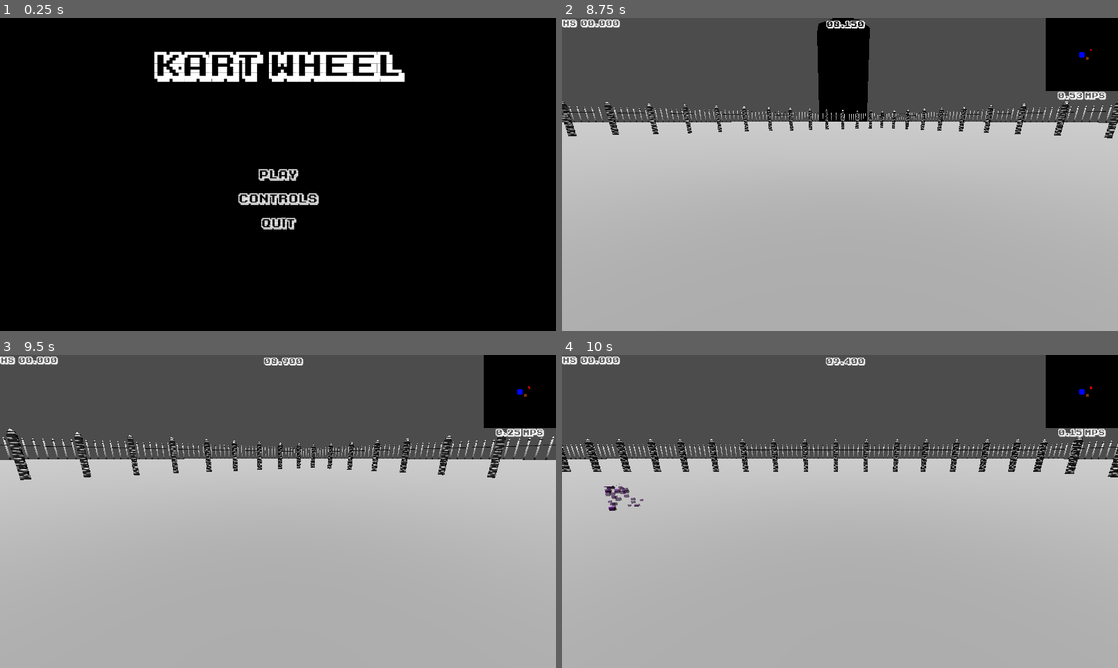
Above: before the commit, frames 1-4 (two rows, left to right).
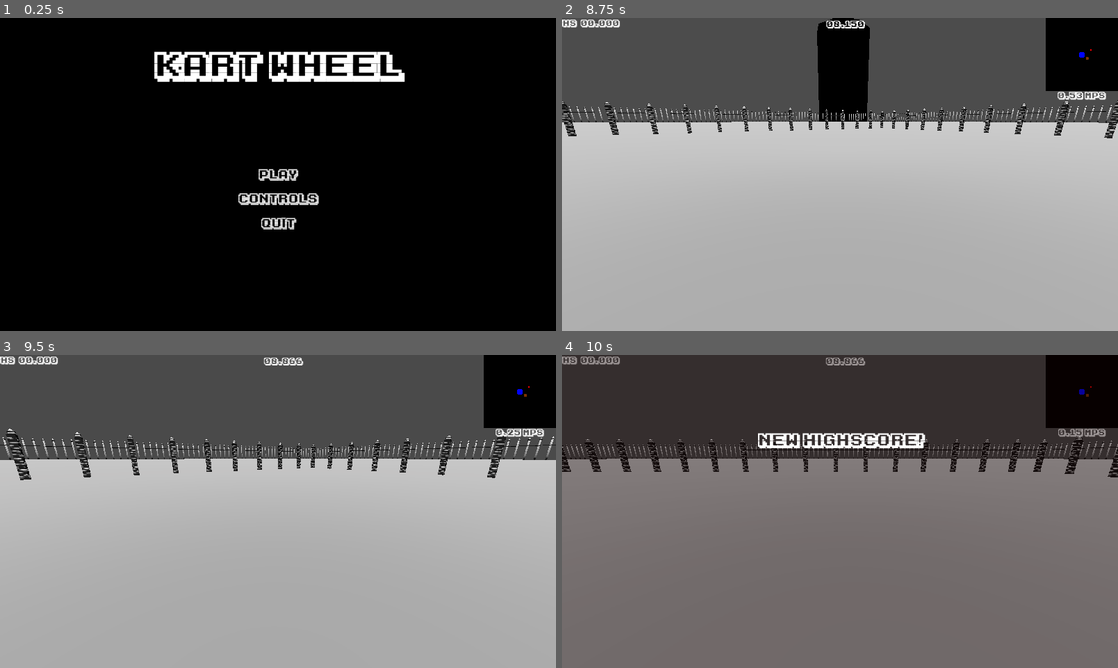
Above: after the commit, the same moments.

Repository: Zaher28/pirate-software-jam
Game: Godot game, scene res://scenes/menus/main_menu.tscn
The game is run twice, just before and just after one commit, with the same random seed, the same clock (stepped at 60 frames per second) and the same inputs. Before the commit the project starts from res://scenes/main_menu/main_menu.tscn.
Inputs (mouse positions are in pixels of both pictures, inside the frame that each line leads up to):
- Up to frame 1 (0.25 s): no input
- Up to frame 2 (8.75 s): click "Play" at 0.5 s; move the mouse to (812, 237) at 1.27 s; hold W (move_forward) 1.28-2.78 s; tap Z (switch_camera) every 1.5 s from 1.35 to 7.35 s; move the mouse to (1006, 221) at 2.02 s; tap F (use_pickup) every 1.5 s from 2.1 to 8.1 s; move the mouse to (673, 127) at 2.77 s; hold A (turn_left) 2.78-4.28 s; move the mouse to (867, 174) at 3.52 s; move the mouse to (756, 96) at 4.27 s; hold Space (brake_drift) 4.28-5.03 s; move the mouse to (962, 158) at 5.02 s; hold D (turn_right) 5.03-5.78 s; move the mouse to (728, 190) at 5.77 s; hold W (move_forward) 5.78-6.53 s; move the mouse to (895, 105) at 6.52 s; hold D (turn_right) from 6.53 s (still down); move the mouse to (812, 237) at 7.27 s; move the mouse to (1006, 221) at 8.02 s
- Up to frame 3 (9.5 s): move the mouse to (111, 464) at 8.77 s; release D (turn_right) at 8.78 s; hold Space (brake_drift) from 8.78 s (still down); tap Z (switch_camera) at 8.85 s
- Up to frame 4 (10 s): move the mouse to (867, 511) at 9.52 s; release Space (brake_drift) at 9.53 s; hold A (turn_left) from 9.53 s (still down); tap F (use_pickup) at 9.6 s

Frames 1-2 are identical in both runs. In frame 3, less than 0.1% of the frame differs, in the area x 50-96%, y 0-11%; in frame 4, 95%, in the area x 0-100%, y 0-100%.

Commit message:
actual lose screen

Diff:
--- a/project.godot
+++ b/project.godot
@@ -11,7 +11,7 @@
 [application]
 
 config/name="Kart Wheel"
-run/main_scene="res://scenes/main_menu/main_menu.tscn"
+run/main_scene="res://scenes/menus/main_menu.tscn"
 config/features=PackedStringArray("4.3", "Forward Plus")
 config/icon="res://icon.svg"
 
@@ -28,6 +28,10 @@
 
 import/blender/enabled=false
 
+[filesystem]
+
+import/blender/enabled=false
+
 [global_group]
 
 tower=""
@@ -39,6 +43,7 @@
 shotgun_cone=""
 game_controller=""
 wall=""
+lose_screen=""
 
 [gui]
 
--- a/scenes/game_controller/game_controller.gd
+++ b/scenes/game_controller/game_controller.gd
@@ -21,7 +21,7 @@
 	return int((sqrt(0.2 * time)))
 
 func enemy_stat_scalar_float() -> float:
-	return 2 - exp(-time / 433)
+	return 30#2 - exp(-time / 433)
 
 func enemy_stat_scalar_fin_int(initial: int) -> int:
 	return int(initial * (2 - exp(-time / 433)))
--- a/scenes/level/level.tscn
+++ b/scenes/level/level.tscn
@@ -10,7 +10,8 @@
 [ext_resource type="Shader" path="res://scenes/level/level.gdshader" id="6_m1hm6"]
 [ext_resource type="PackedScene" uid="uid://uf3pparja48s" path="res://scenes/spawner/enemy_spawner.tscn" id="6_wj5dm"]
 [ext_resource type="PackedScene" uid="uid://c4mrp7l3s7gtn" path="res://assets/wheel.glb" id="8_8nk73"]
-[ext_resource type="PackedScene" uid="uid://c2wrbk2qspm6f" path="res://scenes/level/fence.tscn" id="11_c6l2l"]
+[ext_resource type="PackedScene" path="res://scenes/level/fence.tscn" id="11_c6l2l"]
+[ext_resource type="PackedScene" uid="uid://q2ojurgqkfk0" path="res://scenes/menus/lose_screen/lose_screen.tscn" id="11_rqpbp"]
 
 [sub_resource type="PhysicsMaterial" id="PhysicsMaterial_yd3db"]
 
@@ -89,6 +90,10 @@
 [node name="Tower" parent="." instance=ExtResource("3_uw762")]
 transform = Transform3D(1, 0, 0, 0, 1, 0, 0, 0, 1, 0, 4.946, 0)
 script = ExtResource("4_6mg1e")
+max_health = 1
+
+[node name="LoseScreen" parent="." instance=ExtResource("11_rqpbp")]
+visible = false
 
 [node name="Boundaries" type="Node" parent="."]
 
--- a/scenes/main_menu/control_scheme/control_scheme.gd
+++ /dev/null
@@ -1,4 +0,0 @@
-extends Control
-
-func _on_back_pressed():
-	get_tree().change_scene_to_file("res://scenes/main_menu/main_menu.tscn")
--- a/scenes/main_menu/control_scheme/control_scheme.tscn
+++ /dev/null
@@ -1,139 +0,0 @@
-[gd_scene load_steps=9 format=3 uid="uid://lalbn5uqw0fd"]
-
-[ext_resource type="Script" path="res://scenes/main_menu/control_scheme/control_scheme.gd" id="1_ee2nb"]
-
-[sub_resource type="LabelSettings" id="LabelSettings_owyac"]
-font_size = 20
-
-[sub_resource type="LabelSettings" id="LabelSettings_ksrp8"]
-font_size = 24
-
-[sub_resource type="LabelSettings" id="LabelSettings_64drb"]
-font_size = 20
-
-[sub_resource type="LabelSettings" id="LabelSettings_tgy7x"]
-font_size = 24
-
-[sub_resource type="LabelSettings" id="LabelSettings_duwlm"]
-font_size = 20
-
-[sub_resource type="LabelSettings" id="LabelSettings_jmnhb"]
-font_size = 24
-
-[sub_resource type="LabelSettings" id="LabelSettings_8w184"]
-font_size = 20
-
-[node name="ControlScheme" type="Control"]
-layout_mode = 3
-anchors_preset = 15
-anchor_right = 1.0
-anchor_bottom = 1.0
-grow_horizontal = 2
-grow_vertical = 2
-script = ExtResource("1_ee2nb")
-
-[node name="ColorRect" type="ColorRect" parent="."]
-layout_mode = 0
-offset_right = 1159.0
-offset_bottom = 655.0
-color = Color(0, 0, 0, 1)
-
-[node name="Controls" type="Label" parent="."]
-layout_mode = 1
-anchors_preset = 5
-anchor_left = 0.5
-anchor_right = 0.5
-offset_left = -164.0
-offset_top = 53.0
-offset_right = 164.0
-offset_bottom = 108.0
-grow_horizontal = 2
-theme_override_font_sizes/font_size = 48
-text = "Controls"
-horizontal_alignment = 1
-
-[node name="Move" type="Label" parent="."]
-layout_mode = 0
-offset_left = 88.0
-offset_top = 232.0
-offset_right = 172.0
-offset_bottom = 260.0
-theme_override_font_sizes/font_size = 24
-text = "Move"
-
-[node name="WASD" type="Label" parent="."]
-layout_mode = 0
-offset_left = 97.0
-offset_top = 296.0
-offset_right = 168.0
-offset_bottom = 320.0
-text = "WASD"
-label_settings = SubResource("LabelSettings_owyac")
-
-[node name="InvertCamera" type="Label" parent="."]
-layout_mode = 0
-offset_left = 437.0
-offset_top = 232.0
-offset_right = 683.0
-offset_bottom = 266.0
-text = "Change Direction"
-label_settings = SubResource("LabelSettings_ksrp8")
-
-[node name="Z" type="Label" parent="."]
-layout_mode = 0
-offset_left = 561.0
-offset_top = 296.0
-offset_right = 601.0
-offset_bottom = 320.0
-text = "Z"
-label_settings = SubResource("LabelSettings_64drb")
-horizontal_alignment = 1
-
-[node name="UsePickup" type="Label" parent="."]
-layout_mode = 0
-offset_left = 904.0
-offset_top = 232.0
-offset_right = 1089.0
-offset_bottom = 260.0
-text = "Use Pickup"
-label_settings = SubResource("LabelSettings_tgy7x")
-
-[node name="F" type="Label" parent="."]
-layout_mode = 0
-offset_left = 988.0
-offset_top = 296.0
-offset_right = 1028.0
-offset_bottom = 320.0
-text = "F"
-label_settings = SubResource("LabelSettings_duwlm")
-
-[node name="Drift" type="Label" parent="."]
-layout_mode = 0
-offset_left = 536.0
-offset_top = 416.0
-offset_right = 627.0
-offset_bottom = 444.0
-text = "Drift"
-label_settings = SubResource("LabelSettings_jmnhb")
-horizontal_alignment = 1
-
-[node name="Space" type="Label" parent="."]
-layout_mode = 0
-offset_left = 429.0
-offset_top = 482.0
-offset_right = 632.0
-offset_bottom = 510.0
-text = "Space - while turning"
-label_settings = SubResource("LabelSettings_8w184")
-
-[node name="Back" type="Button" parent="."]
-layout_mode = 0
-offset_left = 24.0
-offset_top = 24.0
-offset_right = 103.0
-offset_bottom = 56.0
-theme_override_font_sizes/font_size = 20
-text = "Back"
-flat = true
-
-[connection signal="pressed" from="Back" to="." method="_on_back_pressed"]
--- a/scenes/main_menu/main_menu.gd
+++ /dev/null
@@ -1,27 +0,0 @@
-extends Control
-
-
-# Called when the node enters the scene tree for the first time.
-func _ready():
-	pass # Replace with function body.
-
-
-# Called every frame. 'delta' is the elapsed time since the previous frame.
-func _process(delta):
-	pass
-
-
-func _on_quit_pressed():
-	get_tree().quit()
-
-func _on_play_pressed():
-	get_tree().change_scene_to_file("res://scenes/level/level.tscn")
-
-func _on_controls_pressed():
-	get_tree().change_scene_to_file("res://scenes/main_menu/control_scheme/control_scheme.tscn")
-
-func _on_play_mouse_entered():
-	$Title/GPUParticles2D.emitting = true
-
-func _on_play_mouse_exited():
-	$Title/GPUParticles2D.emitting = false
--- a/scenes/main_menu/main_menu.tscn
+++ /dev/null
@@ -1,123 +0,0 @@
-[gd_scene load_steps=7 format=3 uid="uid://wt7dkwq8l3v7"]
-
-[ext_resource type="Script" path="res://scenes/main_menu/main_menu.gd" id="1_4axqr"]
-[ext_resource type="FontFile" uid="uid://d1xxjtmdhdxe" path="res://assets/fonts/ka1.ttf" id="2_qul6o"]
-[ext_resource type="Texture2D" uid="uid://dpl43by708p3q" path="res://assets/bonez.png" id="3_cwdqo"]
-
-[sub_resource type="Curve" id="Curve_xnbbc"]
-_data = [Vector2(0, 0), 0.0, 0.0, 0, 0, Vector2(0.133333, 0), 0.0, 0.0, 0, 0, Vector2(0.473333, 0.901099), 0.0, 0.0, 0, 0, Vector2(0.733333, 0.901099), 0.0, 0.0, 0, 0, Vector2(1, 0.021978), 0.0, 0.0, 0, 0]
-point_count = 5
-
-[sub_resource type="CurveTexture" id="CurveTexture_louxv"]
-curve = SubResource("Curve_xnbbc")
-
-[sub_resource type="ParticleProcessMaterial" id="ParticleProcessMaterial_qfqrc"]
-particle_flag_disable_z = true
-emission_shape = 3
-emission_box_extents = Vector3(256, 36, 256)
-angle_min = -325.1
-angle_max = 92.9
-direction = Vector3(1, 1, 0)
-spread = 180.0
-initial_velocity_min = 40.0
-initial_velocity_max = 50.0
-alpha_curve = SubResource("CurveTexture_louxv")
-
-[node name="MainMenu" type="Control"]
-layout_mode = 3
-anchors_preset = 15
-anchor_right = 1.0
-anchor_bottom = 1.0
-grow_horizontal = 2
-grow_vertical = 2
-script = ExtResource("1_4axqr")
-
-[node name="ColorRect" type="ColorRect" parent="."]
-layout_mode = 0
-offset_right = 1165.0
-offset_bottom = 657.0
-color = Color(0, 0, 0, 1)
-
-[node name="Title" type="Label" parent="."]
-z_index = 1
-layout_mode = 1
-anchors_preset = 5
-anchor_left = 0.5
-anchor_right = 0.5
-offset_left = -256.0
-offset_top = 62.0
-offset_right = 256.0
-offset_bottom = 134.0
-grow_horizontal = 2
-theme_override_fonts/font = ExtResource("2_qul6o")
-theme_override_font_sizes/font_size = 64
-text = "Kart Wheel"
-
-[node name="GPUParticles2D" type="GPUParticles2D" parent="Title"]
-z_as_relative = false
-position = Vector2(251, 256)
-emitting = false
-amount_ratio = 0.5
-process_material = SubResource("ParticleProcessMaterial_qfqrc")
-texture = ExtResource("3_cwdqo")
-visibility_rect = Rect2(-99.1332, -63.4918, 213.791, 237.165)
-
-[node name="Play" type="Button" parent="."]
-layout_mode = 1
-anchors_preset = 8
-anchor_left = 0.5
-anchor_top = 0.5
-anchor_right = 0.5
-anchor_bottom = 0.5
-offset_left = -59.5
-offset_top = -32.5
-offset_right = 59.5
-offset_bottom = 32.5
-grow_horizontal = 2
-grow_vertical = 2
-theme_override_fonts/font = ExtResource("2_qul6o")
-theme_override_font_sizes/font_size = 24
-text = "Play"
-flat = true
-
-[node name="Controls" type="Button" parent="."]
-layout_mode = 1
-anchors_preset = 8
-anchor_left = 0.5
-anchor_top = 0.5
-anchor_right = 0.5
-anchor_bottom = 0.5
-offset_left = -4.0
-offset_top = 46.0
-offset_right = 4.0
-offset_bottom = 54.0
-grow_horizontal = 2
-grow_vertical = 2
-theme_override_fonts/font = ExtResource("2_qul6o")
-theme_override_font_sizes/font_size = 24
-text = "Controls"
-flat = true
-
-[node name="Quit" type="Button" parent="."]
-layout_mode = 1
-anchors_preset = 8
-anchor_left = 0.5
-anchor_top = 0.5
-anchor_right = 0.5
-anchor_bottom = 0.5
-offset_left = -21.0
-offset_top = 85.5
-offset_right = 21.0
-offset_bottom = 116.5
-grow_horizontal = 2
-grow_vertical = 2
-theme_override_fonts/font = ExtResource("2_qul6o")
-theme_override_font_sizes/font_size = 24
-text = "Quit"
-flat = true
-
-[connection signal="mouse_entered" from="Play" to="." method="_on_play_mouse_entered"]
-[connection signal="mouse_exited" from="Play" to="." method="_on_play_mouse_exited"]
-[connection signal="pressed" from="Play" to="." method="_on_play_pressed"]
-[connection signal="pressed" from="Controls" to="." method="_on_controls_pressed"]
-[connection signal="pressed" from="Quit" to="." method="_on_quit_pressed"]
--- a/scenes/menus/lose_screen/lose_screen.tscn
+++ b/scenes/menus/lose_screen/lose_screen.tscn
@@ -1,6 +1,81 @@
 [gd_scene load_steps=9 format=3 uid="uid://q2ojurgqkfk0"]
 
 [ext_resource type="Script" path="res://scenes/menus/lose_screen/lose_screen.gd" id="1_ooe3w"]
+
+[sub_resource type="Animation" id="Animation_0202a"]
+length = 0.001
+tracks/0/type = "value"
+tracks/0/imported = false
+tracks/0/enabled = true
+tracks/0/path = NodePath("ColorRect:color")
+tracks/0/interp = 1
+tracks/0/loop_wrap = true
+tracks/0/keys = {
+"times": PackedFloat32Array(0),
+"transitions": PackedFloat32Array(1),
+"update": 0,
+"values": [Color(0, 0, 0, 0)]
+}
+tracks/1/type = "value"
+tracks/1/imported = false
+tracks/1/enabled = true
+tracks/1/path = NodePath("YouLose:visible")
+tracks/1/interp = 1
+tracks/1/loop_wrap = true
+tracks/1/keys = {
+"times": PackedFloat32Array(0),
+"transitions": PackedFloat32Array(1),
+"update": 1,
+"values": [false]
+}
+tracks/2/type = "value"
+tracks/2/imported = false
+tracks/2/enabled = true
+tracks/2/path = NodePath("CurrentHighscore:visible")
+tracks/2/interp = 1
+tracks/2/loop_wrap = true
+tracks/2/keys = {
+"times": PackedFloat32Array(0),
+"transitions": PackedFloat32Array(1),
+"update": 1,
+"values": [true]
+}
+tracks/3/type = "value"
+tracks/3/imported = false
+tracks/3/enabled = true
+tracks/3/path = NodePath("TimeSurvived:visible")
+tracks/3/interp = 1
+tracks/3/loop_wrap = true
+tracks/3/keys = {
+"times": PackedFloat32Array(0),
+"transitions": PackedFloat32Array(1),
+"update": 1,
+"values": [true]
+}
+tracks/4/type = "value"
+tracks/4/imported = false
+tracks/4/enabled = true
+tracks/4/path = NodePath("Retry:visible")
+tracks/4/interp = 1
+tracks/4/loop_wrap = true
+tracks/4/keys = {
+"times": PackedFloat32Array(0),
+"transitions": PackedFloat32Array(1),
+"update": 1,
+"values": [true]
+}
+tracks/5/type = "value"
+tracks/5/imported = false
+tracks/5/enabled = true
+tracks/5/path = NodePath("NewHighscore:visible")
+tracks/5/interp = 1
+tracks/5/loop_wrap = true
+tracks/5/keys = {
+"times": PackedFloat32Array(0),
+"transitions": PackedFloat32Array(1),
+"update": 1,
+"values": [true]
+}
 
 [sub_resource type="Animation" id="Animation_q5hwx"]
 resource_name = "lose"
@@ -78,81 +153,6 @@
 "values": [false]
 }
 
-[sub_resource type="Animation" id="Animation_0202a"]
-length = 0.001
-tracks/0/type = "value"
-tracks/0/imported = false
-tracks/0/enabled = true
-tracks/0/path = NodePath("ColorRect:color")
-tracks/0/interp = 1
-tracks/0/loop_wrap = true
-tracks/0/keys = {
-"times": PackedFloat32Array(0),
-"transitions": PackedFloat32Array(1),
-"update": 0,
-"values": [Color(0, 0, 0, 0)]
-}
-tracks/1/type = "value"
-tracks/1/imported = false
-tracks/1/enabled = true
-tracks/1/path = NodePath("YouLose:visible")
-tracks/1/interp = 1
-tracks/1/loop_wrap = true
-tracks/1/keys = {
-"times": PackedFloat32Array(0),
-"transitions": PackedFloat32Array(1),
-"update": 1,
-"values": [false]
-}
-tracks/2/type = "value"
-tracks/2/imported = false
-tracks/2/enabled = true
-tracks/2/path = NodePath("CurrentHighscore:visible")
-tracks/2/interp = 1
-tracks/2/loop_wrap = true
-tracks/2/keys = {
-"times": PackedFloat32Array(0),
-"transitions": PackedFloat32Array(1),
-"update": 1,
-"values": [true]
-}
-tracks/3/type = "value"
-tracks/3/imported = false
-tracks/3/enabled = true
-tracks/3/path = NodePath("TimeSurvived:visible")
-tracks/3/interp = 1
-tracks/3/loop_wrap = true
-tracks/3/keys = {
-"times": PackedFloat32Array(0),
-"transitions": PackedFloat32Array(1),
-"update": 1,
-"values": [true]
-}
-tracks/4/type = "value"
-tracks/4/imported = false
-tracks/4/enabled = true
-tracks/4/path = NodePath("Retry:visible")
-tracks/4/interp = 1
-tracks/4/loop_wrap = true
-tracks/4/keys = {
-"times": PackedFloat32Array(0),
-"transitions": PackedFloat32Array(1),
-"update": 1,
-"values": [true]
-}
-tracks/5/type = "value"
-tracks/5/imported = false
-tracks/5/enabled = true
-tracks/5/path = NodePath("NewHighscore:visible")
-tracks/5/interp = 1
-tracks/5/loop_wrap = true
-tracks/5/keys = {
-"times": PackedFloat32Array(0),
-"transitions": PackedFloat32Array(1),
-"update": 1,
-"values": [true]
-}
-
 [sub_resource type="AnimationLibrary" id="AnimationLibrary_a0hnl"]
 _data = {
 "RESET": SubResource("Animation_0202a"),
--- a/scenes/spawner/enemy_spawner.gd
+++ b/scenes/spawner/enemy_spawner.gd
@@ -69,7 +69,7 @@
 func spawn_enemy(scene: PackedScene):
 	# Instance the enemy
 	var enemy_instance = scene.instantiate()
-
+	enemy_instance.speed = 50
 	# Spawn the enemy at a random offset
 	var random_offset = Vector3(
 		randf_range(-spawn_radius, spawn_radius),
--- a/scenes/stopwatch/stopwatch.gd
+++ b/scenes/stopwatch/stopwatch.gd
@@ -32,13 +32,7 @@
 func _on_tower_death():
 	#we lost
 	we_lost = true
-	#save highscore if its actually a highscore
-	if get_parent().load_highscore() < time_alive:
-		get_parent().save_highscore(time_alive)
-		print("New Highscore: %.3f seconds" % [time_alive])
-	else:
-		print("Current Run: %.3f seconds" % [time_alive])
-		print("Previous Highscore: %.3f seconds" % [get_parent().load_highscore()])
+	get_tree().get_first_node_in_group("lose_screen").lose(time_alive)
 
 func spawn_pickup():
 
Not shown: 1 places in scenes/level/level.tscn that only renumber resources
